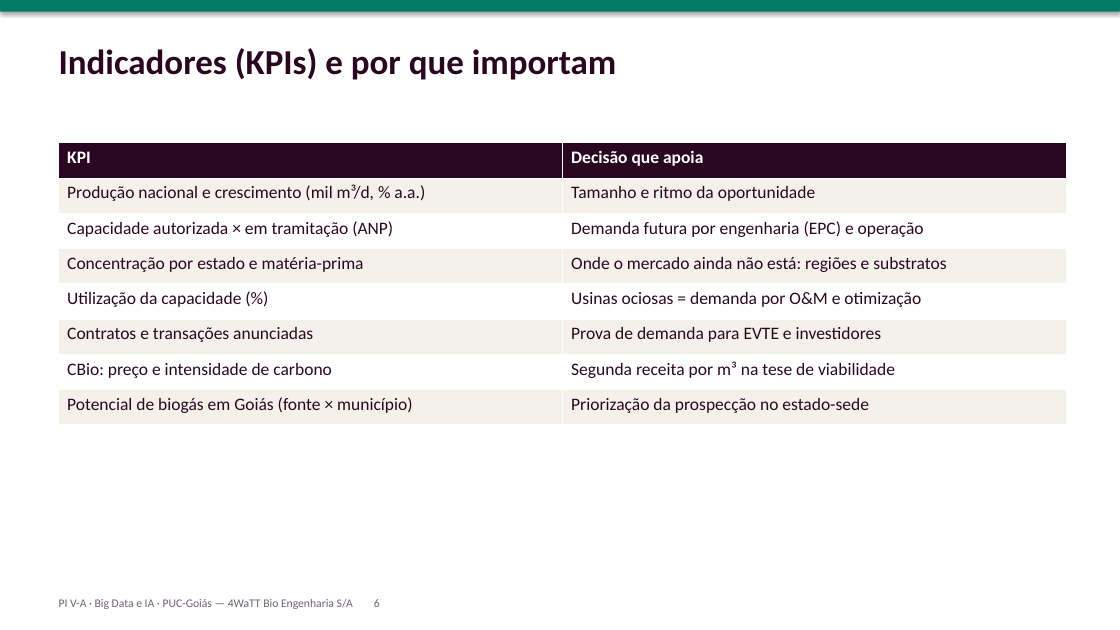
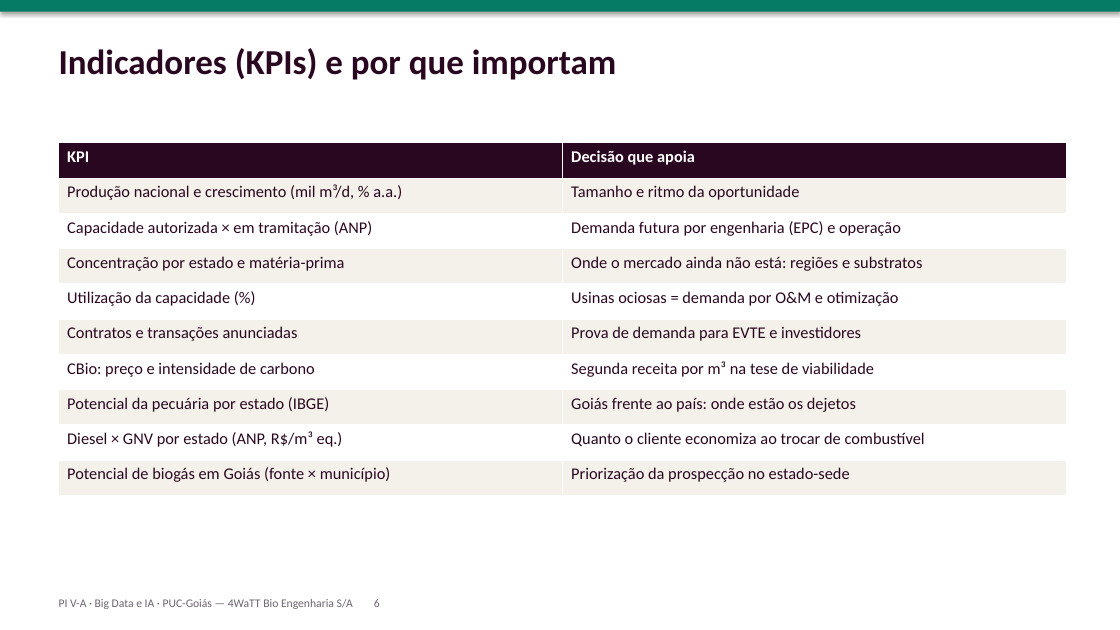
Before and after one commit to NathanC16/Radar-Econ-mico-do-Biometano, a slide deck: slide 6 of apresentacao/apresentacao_oral.pptx. Drawn at 1120x630 pixels with LibreOffice and Linux fonts; fonts in the diff are those of the drawing. Boxes give left, top, right and bottom in pixels: in the first picture for what was removed or moved away, otherwise in the second. Text is boxed around its words. In the diff, an @@ line names an element or a change of style, - is before the commit and + after.

```diff
--- a/apresentacao/apresentacao_oral.pptx
+++ b/apresentacao/apresentacao_oral.pptx
@@ table at [59, 143, 1067, 496] @@
+row 8: Potencial da pecuária por estado (IBGE) | Goiás frente ao país: onde estão os dejetos
+row 9: Diesel × GNV por estado (ANP, R$/m³ eq.) | Quanto o cliente economiza ao trocar de combustível
```
Also in this commit, not shown: 4 other slides changed, 13 other files.
